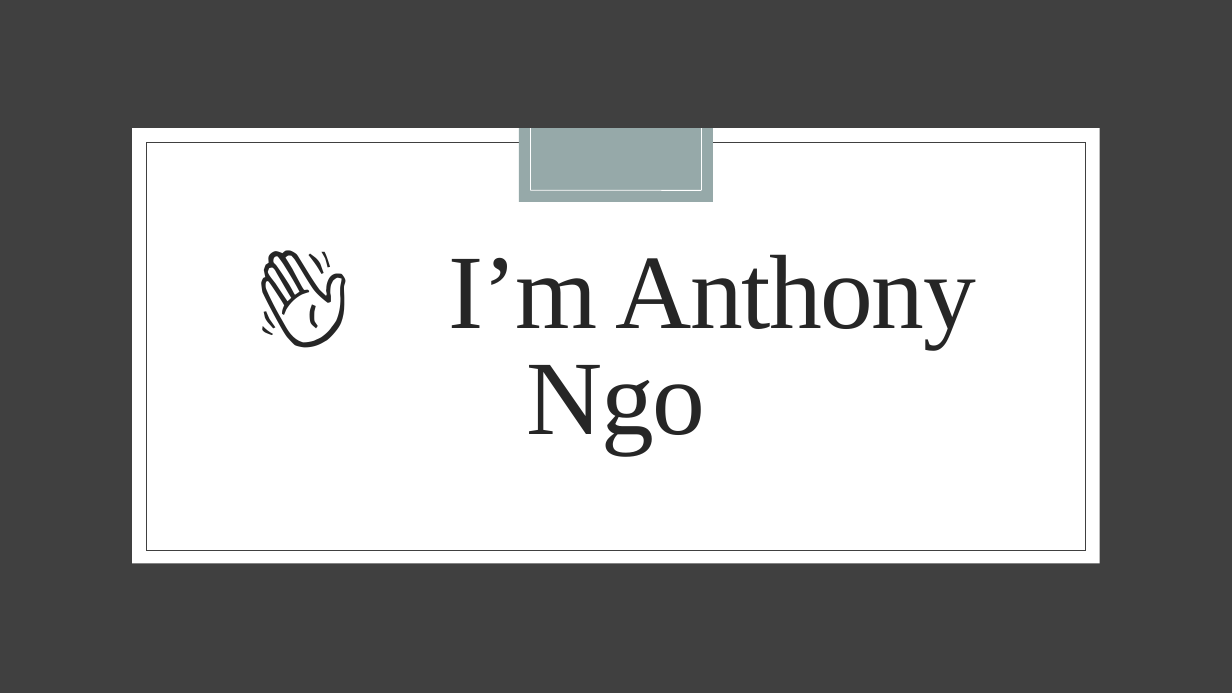
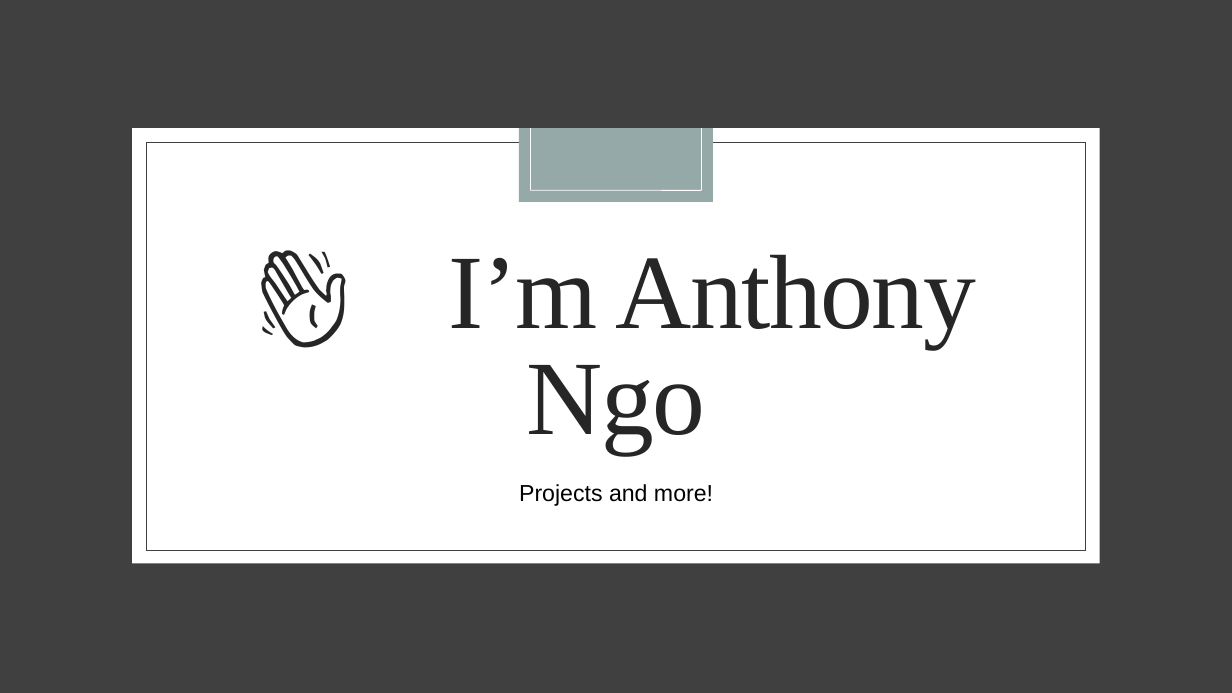
Before and after one commit to ngoantho/ngoantho.github.io, a slide deck: slide 1 of resume.odp. Drawn at 1232x693 pixels with LibreOffice and Linux fonts; fonts in the diff are those of the drawing. Boxes give left, top, right and bottom in pixels: in the first picture for what was removed or moved away, otherwise in the second. Text is boxed around its words. In the diff, an @@ line names an element or a change of style, - is before the commit and + after.

```diff
--- a/resume.odp
+++ b/resume.odp
@@ subtitle added at (519, 484, 713, 506), 14.9 pt, text #000000 @@
+Projects and more!
```
Also in this commit, not shown: 2 other files.
